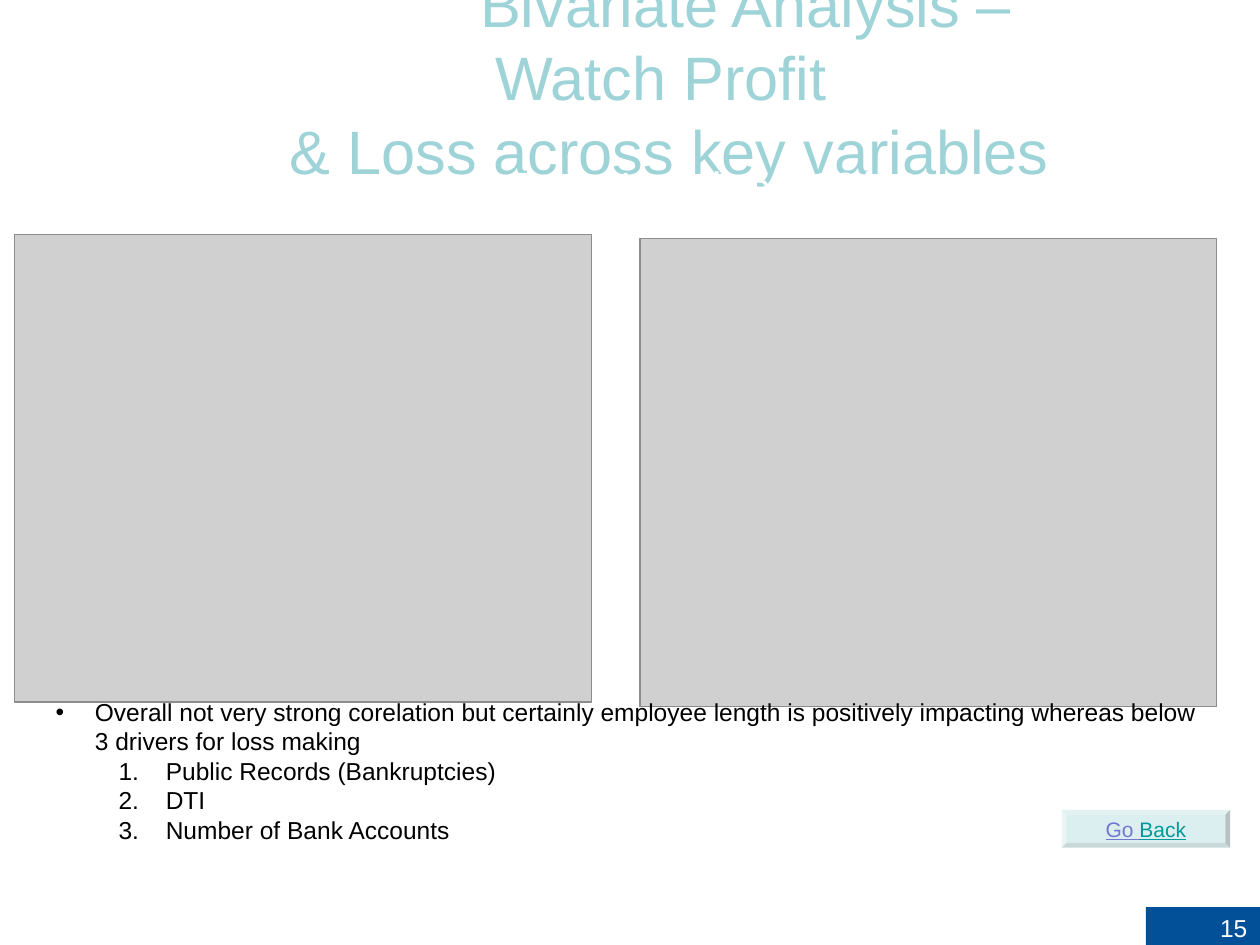
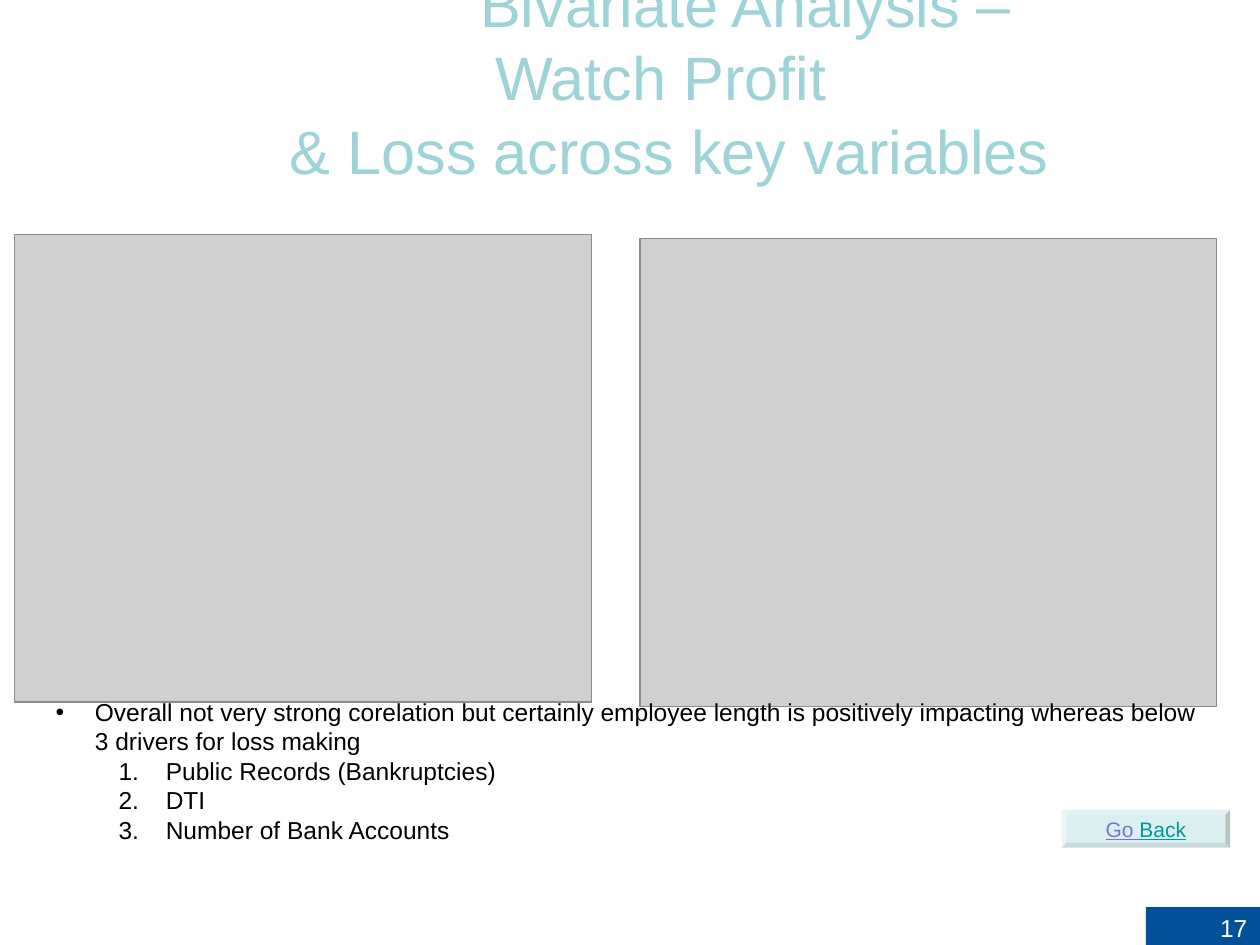
Before and after one commit to RujDha/LendingClub-CaseStudy, a slide deck: slide 17 of LeandingClub-CaseStudy.pptx (slide 15 before the commit). Drawn at 1260x945 pixels with LibreOffice and Linux fonts; fonts in the diff are those of the drawing; grey boxes stand for pictures; background and template pictures are left out. Boxes give left, top, right and bottom in pixels: in the first picture for what was removed or moved away, otherwise in the second. Text is boxed around its words. In the diff, an @@ line names an element or a change of style, - is before the commit and + after.

```diff
--- a/LeandingClub-CaseStudy.pptx
+++ b/LeandingClub-CaseStudy.pptx
@@ text removed at (x1=515, y1=168, x2=918, y2=187) @@
-Data Insights - 10/10
@@ page number at (x1=1220, y1=920, x2=1247, y2=937): text changed @@
-15
+17
```
Also in this commit, not shown: 12 other slides changed, 2 slides added, 2 other files.
